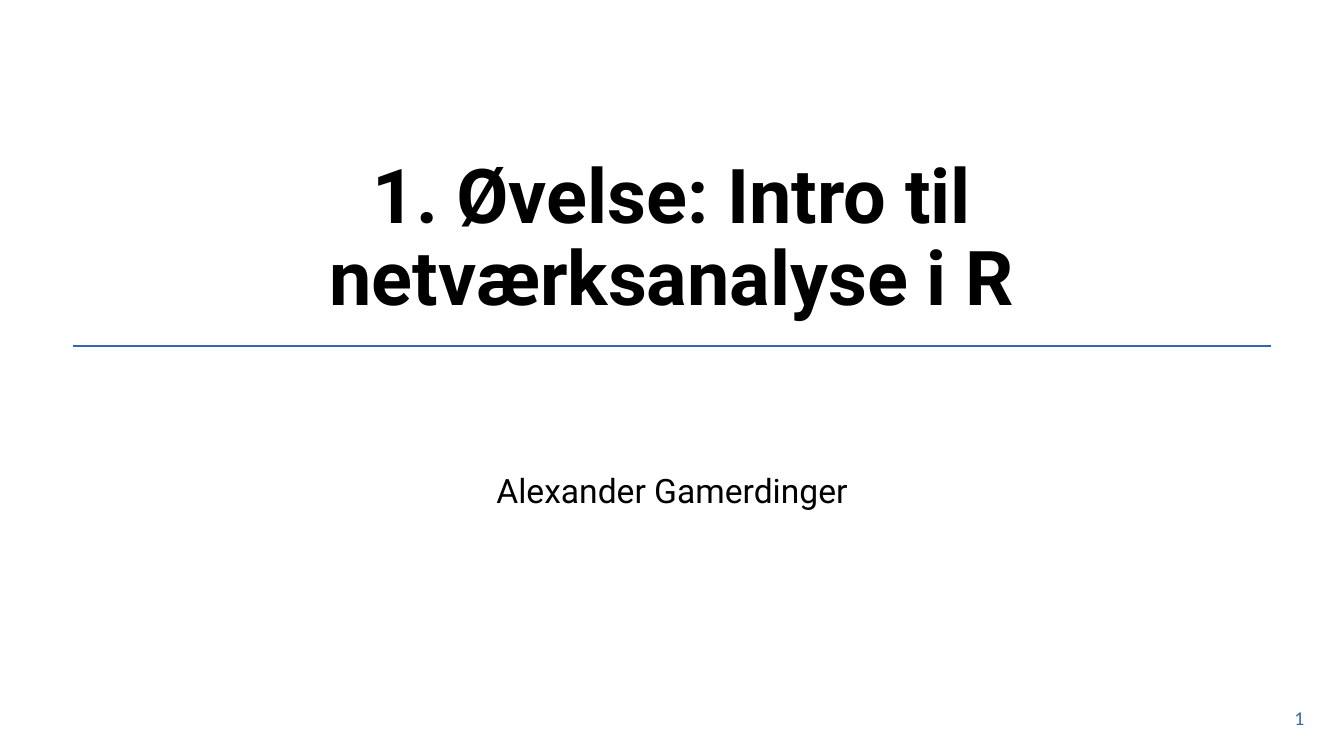
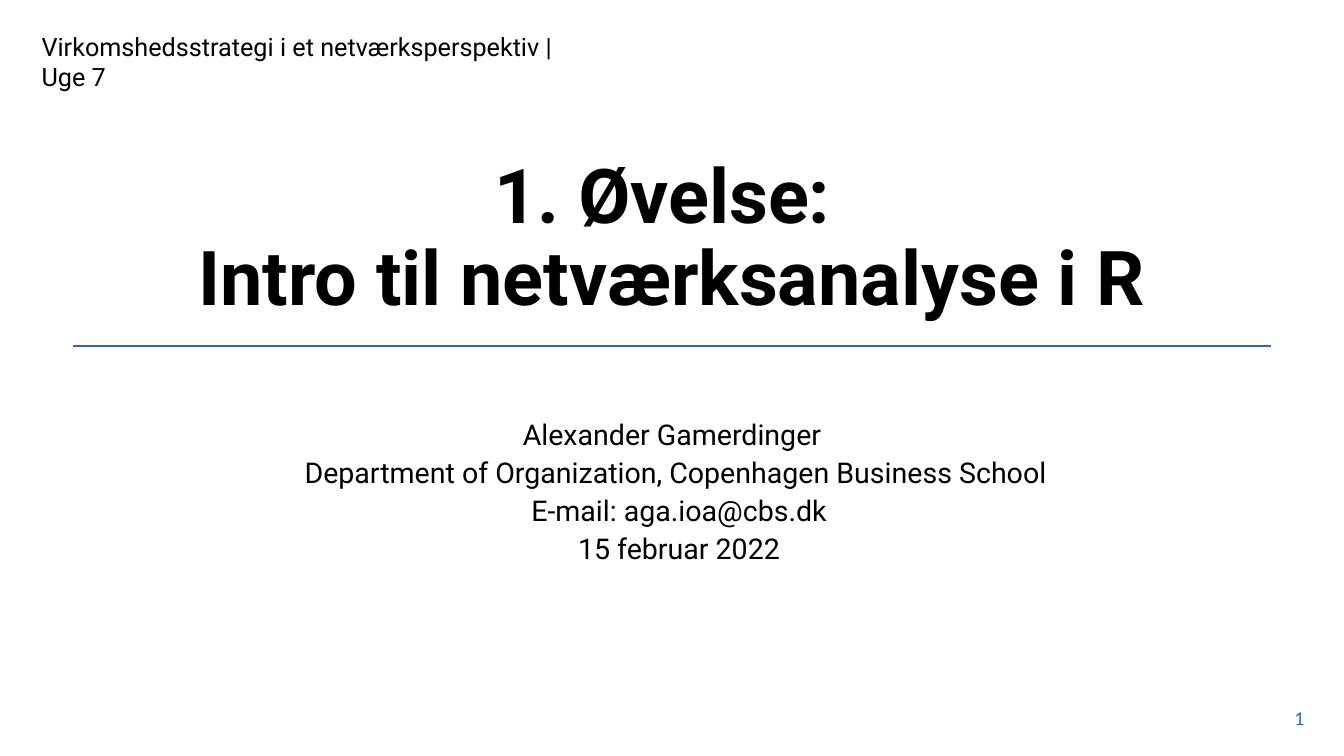
Before and after one commit to GamerdingerA/agamerdinger, a slide deck: slide 1 of content/teaching/virksomhedsstrategi/lektion01-powerpoint.pptx. Drawn at 1344x756 pixels with LibreOffice and Linux fonts; fonts in the diff are those of the drawing; background and template pictures are left out. Boxes give left, top, right and bottom in pixels: in the first picture for what was removed or moved away, otherwise in the second. Text is boxed around its words. In the diff, an @@ line names an element or a change of style, - is before the commit and + after.

```diff
--- a/content/teaching/virksomhedsstrategi/lektion01-powerpoint.pptx
+++ b/content/teaching/virksomhedsstrategi/lektion01-powerpoint.pptx
@@ text added at bbox=[42, 37, 539, 92], 18 pt, text #000000 @@
+Virkomshedsstrategi i et netværksperspektiv | Uge 7
@@ title "1. Øvelse: Intro til netværksanalyse ..." rewrapped from bbox=[330, 166, 1014, 321] to bbox=[198, 166, 1145, 321] @@
@@ subtitle at bbox=[523, 423, 821, 451]: size 24 to 20.4 pt in "Alexander Gamerdinger"; line spacing 0.9 to 0.7 @@
@@ subtitle at bbox=[305, 461, 1046, 560]: paragraphs added @@
+Department of Organization, Copenhagen Business School
+E-mail: aga.ioa@cbs.dk
+15 februar 2022
```
Also in this commit, not shown: 8 other slides changed, 4 other files.
